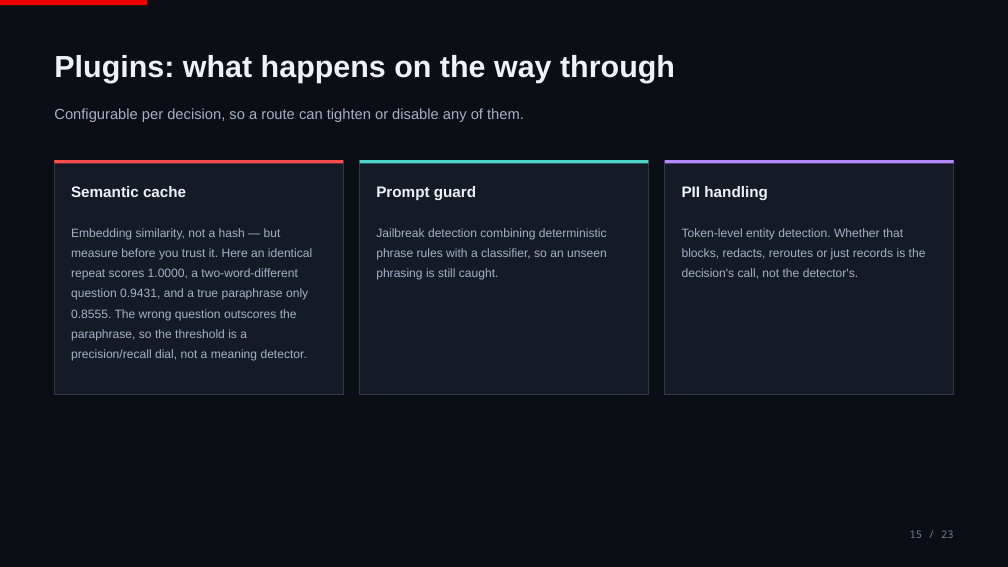
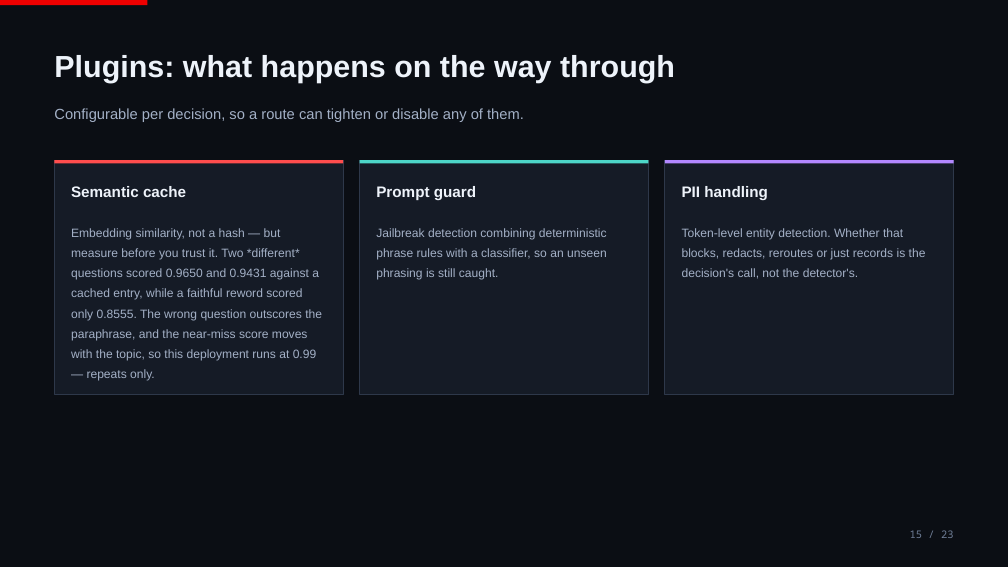
Before and after one commit to ritzshah/vllm-semantic-router-demo, a slide deck: slide 15 of docs/presentation/vLLM-Semantic-Router.pptx. Drawn at 1008x567 pixels with LibreOffice and Linux fonts; fonts in the diff are those of the drawing. Boxes give left, top, right and bottom in pixels: in the first picture for what was removed or moved away, otherwise in the second. Text is boxed around its words. In the diff, an @@ line names an element or a change of style, - is before the commit and + after.

```diff
--- a/docs/presentation/vLLM-Semantic-Router.pptx
+++ b/docs/presentation/vLLM-Semantic-Router.pptx
@@ text at [71, 228, 322, 381]: text changed @@
-Embedding similarity, not a hash — but measure before you trust it. Here an identical repeat scores 1.0000, a two-word-different question 0.9431, and a true paraphrase only 0.8555. The wrong question outscores the paraphrase, so the threshold is a precision/recall dial, not a meaning detector.
+Embedding similarity, not a hash — but measure before you trust it. Two *different* questions scored 0.9650 and 0.9431 against a cached entry, while a faithful reword scored only 0.8555. The wrong question outscores the paraphrase, and the near-miss score moves with the topic, so this deployment runs at 0.99 — repeats only.
```
Also in this commit, not shown: 1 other slide changed, 7 other files.
